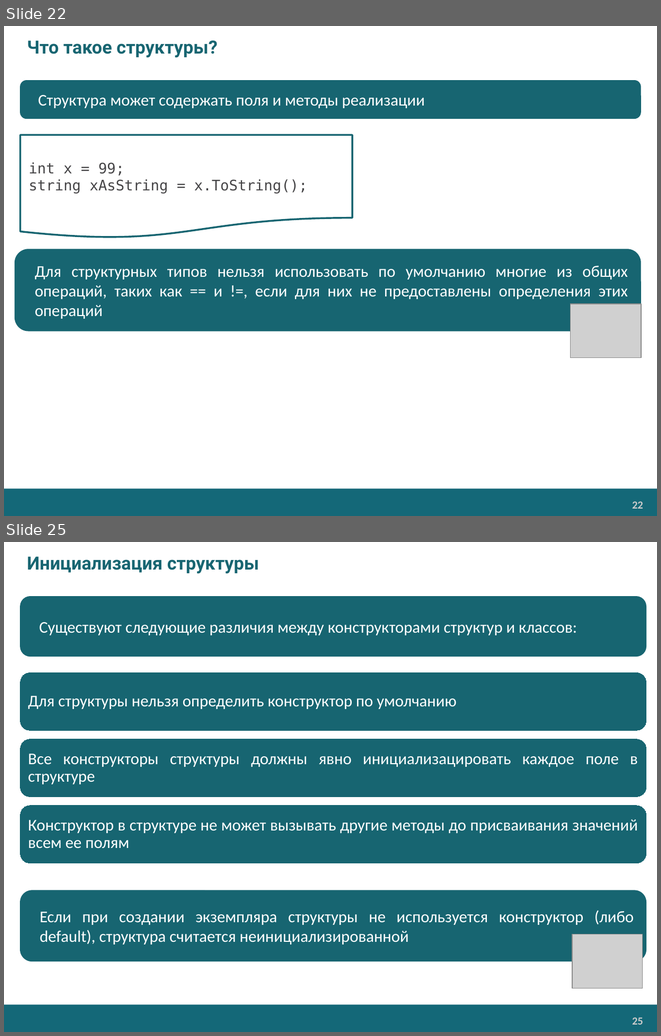
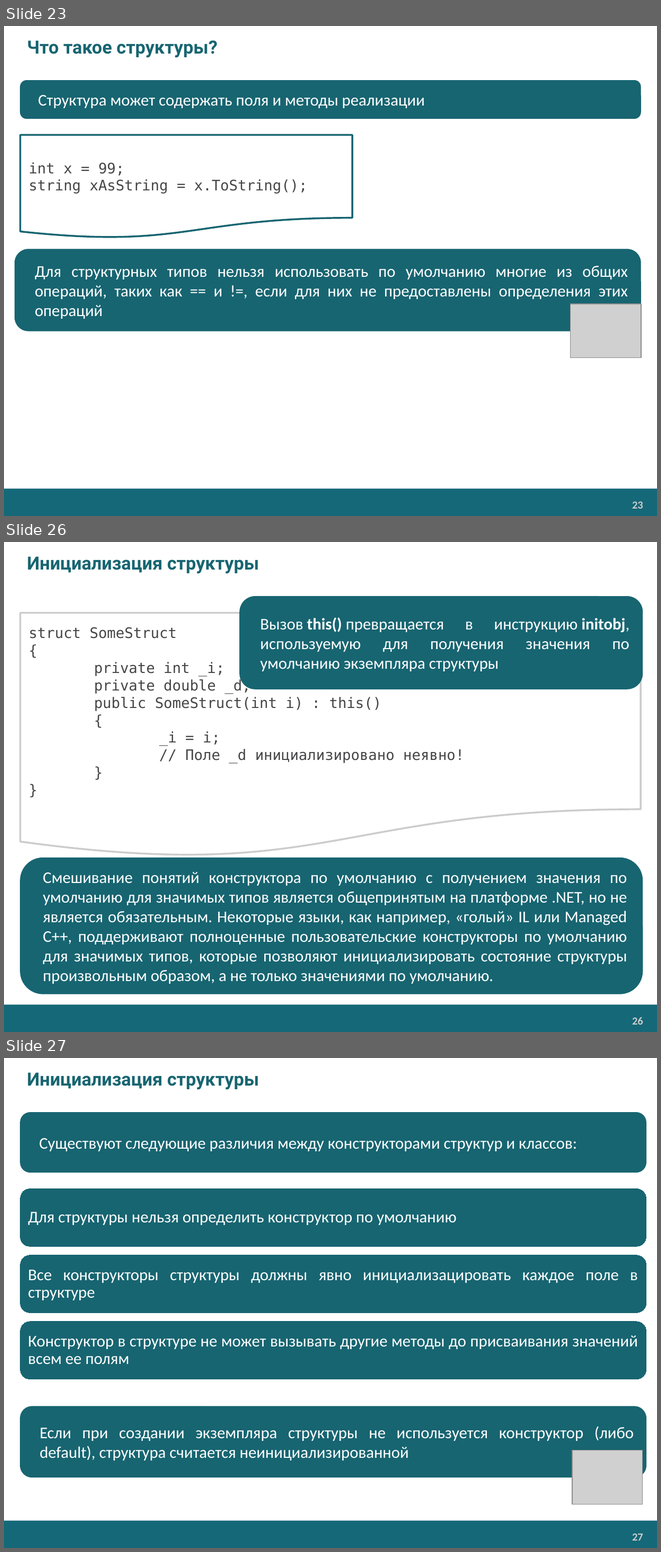
Before and after one commit to AnzhelikaKravchuk/.NET-Training, a slide deck: Presentations/Classes, Structs, Enums in C#.pptx. Shown one above the other, each under a label of ours: slides 22 and 25 before the commit, slides 23, 26 and 27 after it; the slides between them are not shown. The pictures are 661x1036 and 661x1552 pixels, drawn with LibreOffice and Linux fonts; fonts in the diff are those of the drawing; grey boxes stand for pictures; background and template pictures are left out. Boxes give left, top, right and bottom in pixels: in the first picture for what was removed or moved away, otherwise in the second. Text is boxed around its words. In the diff, an @@ line names an element or a change of style, - is before the commit and + after.

```diff
--- a/Presentations/Classes, Structs, Enums in C#.pptx
+++ b/Presentations/Classes, Structs, Enums in C#.pptx
@@ slide 26 added at (4,542,657,1032), background #FFFFFF; not listed: 2 template elements that a slide beside it also shows @@
@@ title added at (27,556,259,574), 20 pt, text #176571, bold @@
+Инициализация структуры
@@ rounded rectangle added at (240,596,643,689), fill #176571, outline #176571 0.75 pt, 18 pt, text #FFFFFF @@
+Вызов this() превращается в инструкцию initobj, используемую для получения значения по умолчанию экземпляра структуры
@@ flow chart document added at (20,612,641,857), fill #FFFFFF, outline #CCCCCC 2 pt, 16 pt, text #464547 @@
+struct SomeStruct
+{
+private int _i;
+private double _d;
+public SomeStruct(int i) : this()
+{
+_i = i;
+// Поле _d инициализировано неявно!
+}
+}
@@ rounded rectangle added at (20,857,643,993), fill #176571, outline #176571 0.75 pt, 18 pt, text #FFFFFF @@
+Смешивание понятий конструктора по умолчанию с получением значения по умолчанию для значимых типов является общепринятым на платформе .NET, но не является обязательным. Некоторые языки, как например, «голый» IL или Managed C++, поддерживают полноценные пользовательские конструкторы по умолчанию для значимых типов, которые позволяют инициализировать состояние структуры произвольным образом, а не только значениями по умолчанию.
@@ what was slide 22 is now slide 23 @@
@@ page number at (632,501,643,508): text changed @@
-22
+23
@@ what was slide 25 is now slide 27 @@
@@ page number at (632,1533,643,1540): text changed @@
-25
+27
```
Also in this commit, not shown: 3 slides changed, 1 other slide added, 8 other files.
